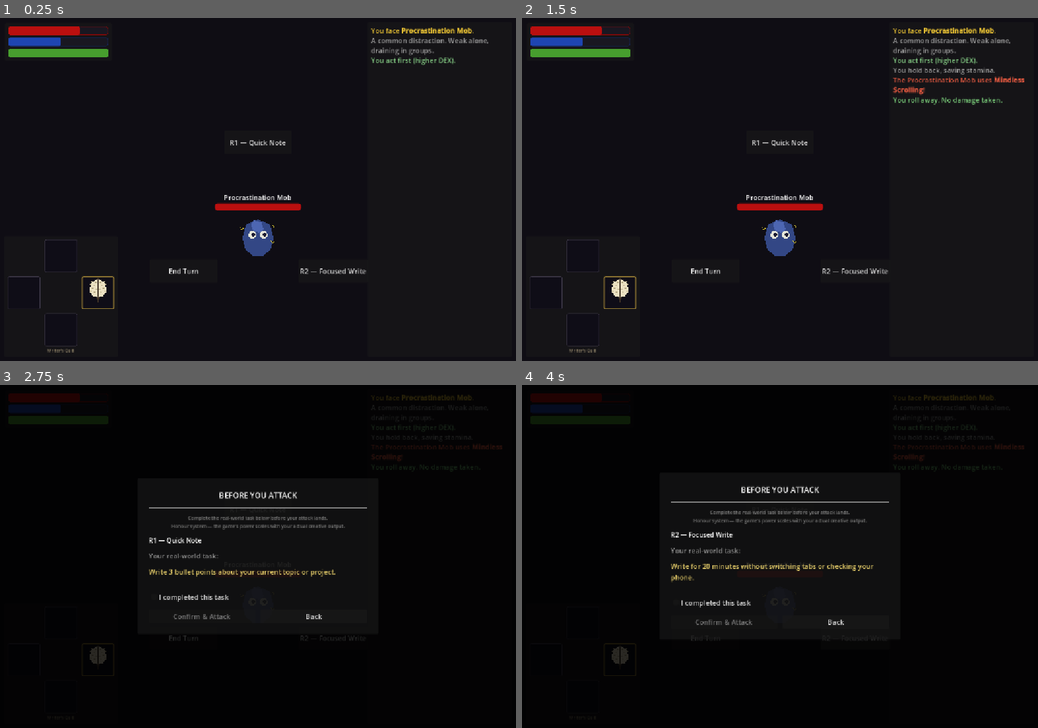
Above: before the commit, frames 1-4 (two rows, left to right).
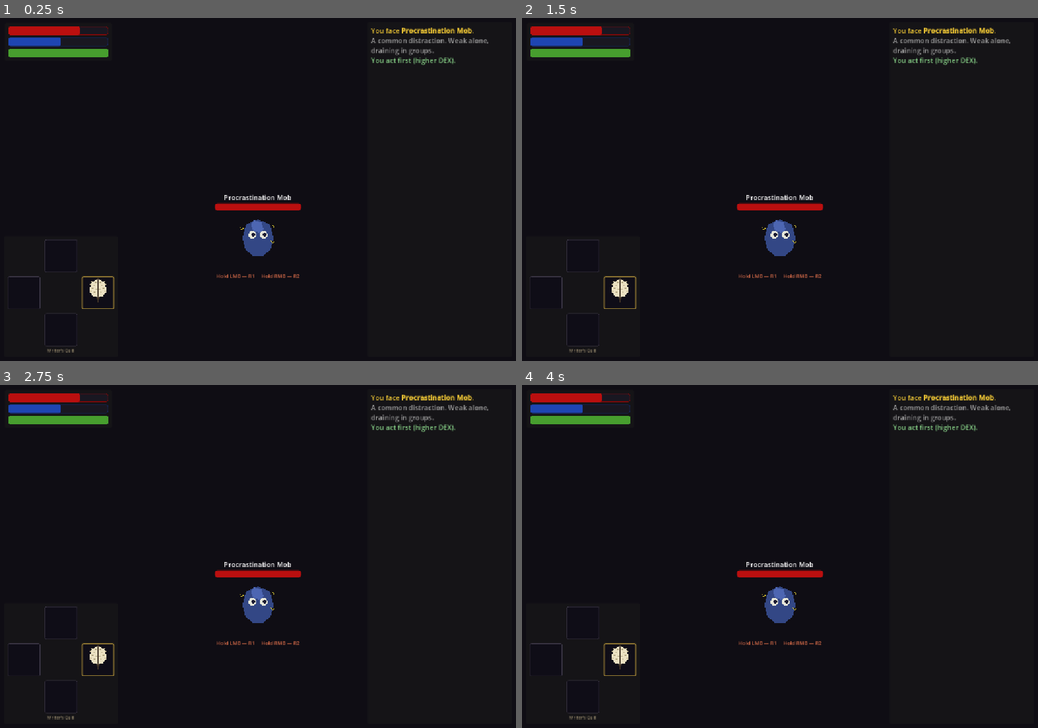
Above: after the commit, the same moments.

Repository: WRCIECH/online-ring
Game: Godot game, scene res://scenes/combat/combat.tscn
The game is run twice, just before and just after one commit, with the same random seed, the same clock (stepped at 60 frames per second) and the same inputs. This scene is started directly instead of the project's main scene.
Inputs (mouse positions are in pixels of both pictures, inside the frame that each line leads up to):
- Up to frame 1 (0.25 s): no input
- Up to frame 2 (1.5 s): click (707, 271) at 0.5 s, where only the run before the commit has a clickable "End Turn"; click (780, 141) at 1.25 s, where only the run before the commit has a clickable "Roll"
- Up to frame 3 (2.75 s): click (258, 508) at 2 s, where only the run before the commit has a clickable "R1 — Quick Note"
- Up to frame 4 (4 s): click (836, 614) at 2.75 s, where only the run before the commit has a clickable "Back"; click (857, 638) at 3.5 s, where only the run before the commit has a clickable "R2 — Focused Write"

The runs differ from the first frame. In frame 1, 0.4% of the frame differs, in the area x 32-71%, y 35-76%; in frame 2, 1.0%; in frame 3, 5.4%; in frame 4, 5.5%, in the area x 1-95%, y 2-98%.

Commit message:
Replace attack ring buttons with hover+hold interaction on enemy
- EnemyDisplay: add set_interactive(), _gui_input(), _process() for
  LMB/RMB hold detection; hover shows pulsing gold border + animated
  lightning sparks; hold shows circular arc progress ring with R1/R2
  label; signals r1_triggered / r2_triggered fire after 2s hold
- CombatScene: _show_player_options() now enables enemy interactive and
  shows a text hint instead of building ring buttons; _enter_phase()
  disables interactive at every transition; _on_task_back() re-enables
  it; new _on_r1_triggered / _on_r2_triggered / _try_use_move handlers
  resolve moveset[0]/[1] and guard stamina/FP before opening task popup

Co-Authored-By: Claude Sonnet 4.6 <noreply@anthropic.com>

Diff:
--- a/scripts/combat/combat_scene.gd
+++ b/scripts/combat/combat_scene.gd
@@ -128,6 +128,7 @@
 
 func _enter_phase(new_phase: Phase) -> void:
 	_phase = new_phase
+	_enemy_visual.set_interactive(false)
 	match new_phase:
 		Phase.PLAYER_ATTACK:
 			if _new_round:
@@ -172,24 +173,9 @@
 # ── Player attack phase ───────────────────────────────────────────────────────
 
 func _show_player_options() -> void:
-	_phase_lbl.text = "YOUR TURN"
-	_enemy_move_lbl.text = ""
-
-	var weapon_id: String = GameManager.equipped_weapon
-	var weapon: Dictionary = WeaponDB.WEAPONS.get(weapon_id, WeaponDB.WEAPONS["writers_quill"])
-
-	var items: Array = []
-	for move in WeaponDB.get_moveset(weapon):
-		var sta    : int = move.get("stamina_cost", 0)
-		var fp     : int = move.get("fp_cost", 0)
-		var can_use := _player_stamina >= sta and _player_fp >= fp
-		items.append({
-			"label":    move.name,
-			"callback": _on_attack_btn.bind(move, weapon),
-			"disabled": not can_use,
-		})
-	items.append({"label": "End Turn", "callback": _on_end_turn, "disabled": false})
-	_populate_ring(items)
+	_clear_options()
+	_enemy_move_lbl.text = "Hold LMB — R1     Hold RMB — R2"
+	_enemy_visual.set_interactive(true)
 
 func _on_attack_btn(move: Dictionary, weapon: Dictionary) -> void:
 	_pending_move   = move
@@ -206,6 +192,32 @@
 func _on_end_turn() -> void:
 	_log_add("You hold back, saving stamina.", Color(0.6, 0.6, 0.6))
 	_enter_phase(Phase.ENEMY_ATTACK)
+
+func _on_r1_triggered() -> void:
+	var weapon: Dictionary = WeaponDB.WEAPONS.get(GameManager.equipped_weapon, WeaponDB.WEAPONS["writers_quill"])
+	var moveset := WeaponDB.get_moveset(weapon)
+	if moveset.is_empty():
+		_enemy_visual.set_interactive(true)
+		return
+	_try_use_move(moveset[0], weapon)
+
+func _on_r2_triggered() -> void:
+	var weapon: Dictionary = WeaponDB.WEAPONS.get(GameManager.equipped_weapon, WeaponDB.WEAPONS["writers_quill"])
+	var moveset := WeaponDB.get_moveset(weapon)
+	if moveset.size() < 2:
+		_log_add("No R2 move for this weapon.", Color(0.6, 0.6, 0.6))
+		_enemy_visual.set_interactive(true)
+		return
+	_try_use_move(moveset[1], weapon)
+
+func _try_use_move(move: Dictionary, weapon: Dictionary) -> void:
+	var sta: int = move.get("stamina_cost", 0)
+	var fp:  int = move.get("fp_cost", 0)
+	if _player_stamina < sta or _player_fp < fp:
+		_log_add("Not enough stamina/FP for %s." % move.name, Color(0.9, 0.5, 0.1))
+		_enemy_visual.set_interactive(true)
+		return
+	_on_attack_btn(move, weapon)
 
 func _on_task_check_toggled(checked: bool) -> void:
 	_task_confirm_btn.disabled = not checked
@@ -225,7 +237,8 @@
 
 func _on_task_back() -> void:
 	_task_layer.hide()
-	_phase = Phase.PLAYER_ATTACK   # resume timer
+	_phase = Phase.PLAYER_ATTACK
+	_enemy_visual.set_interactive(true)
 
 func _execute_attack() -> void:
 	var move   := _pending_move
@@ -633,6 +646,8 @@
 	_enemy_visual = EnemyDisplay.new()
 	_enemy_visual.custom_minimum_size = Vector2(100, 120)
 	_enemy_visual.position = Vector2(RING_CENTER.x - 50, RING_CENTER.y - 37)
+	_enemy_visual.r1_triggered.connect(_on_r1_triggered)
+	_enemy_visual.r2_triggered.connect(_on_r2_triggered)
 	_ring_container.add_child(_enemy_visual)
 
 	# ── Status buildup bars ───────────────────────────────────────────────────
--- a/scripts/combat/enemy_display.gd
+++ b/scripts/combat/enemy_display.gd
@@ -4,9 +4,20 @@
 # Sprite fallback: drop {enemy_id}.png into res://assets/sprites/enemies/
 # and it will be used automatically (Kenney RPG Asset Pack works well).
 
+signal r1_triggered
+signal r2_triggered
+
+const HOLD_DURATION := 2.0
+
 var enemy_id: String = ""
-
 var _sprite: TextureRect
+
+# ── Interaction state ─────────────────────────────────────────────────────────
+var _hovered:   bool  = false
+var _lmb_hold:  bool  = false
+var _rmb_hold:  bool  = false
+var _hold_time: float = 0.0
+var _anim_time: float = 0.0
 
 func _ready() -> void:
 	_sprite = TextureRect.new()
@@ -14,7 +25,20 @@
 	_sprite.expand_mode  = TextureRect.EXPAND_FIT_HEIGHT_PROPORTIONAL
 	_sprite.stretch_mode = TextureRect.STRETCH_KEEP_ASPECT_CENTERED
 	_sprite.visible = false
+	_sprite.mouse_filter = Control.MOUSE_FILTER_IGNORE  # don't swallow events
 	add_child(_sprite)
+	mouse_filter = Control.MOUSE_FILTER_IGNORE   # disabled until set_interactive(true)
+	mouse_entered.connect(func(): _hovered = true; queue_redraw())
+	mouse_exited.connect(_on_mouse_exit)
+
+func set_interactive(on: bool) -> void:
+	mouse_filter = Control.MOUSE_FILTER_STOP if on else Control.MOUSE_FILTER_IGNORE
+	if not on:
+		_hovered   = false
+		_lmb_hold  = false
+		_rmb_hold  = false
+		_hold_time = 0.0
+	queue_redraw()
 
 func set_enemy(id: String) -> void:
 	enemy_id = id
@@ -26,19 +50,133 @@
 		_sprite.visible = false
 	queue_redraw()
 
-# ── Procedural drawing ────────────────────────────────────────────────────────
+# ── Input ─────────────────────────────────────────────────────────────────────
+
+func _on_mouse_exit() -> void:
+	_hovered   = false
+	_lmb_hold  = false
+	_rmb_hold  = false
+	_hold_time = 0.0
+	queue_redraw()
+
+func _gui_input(event: InputEvent) -> void:
+	if not (event is InputEventMouseButton):
+		return
+	var mbe: InputEventMouseButton = event
+	if mbe.button_index == MOUSE_BUTTON_LEFT:
+		if mbe.pressed and not _rmb_hold:
+			_lmb_hold  = true
+			_hold_time = 0.0
+		elif not mbe.pressed and _lmb_hold:
+			_lmb_hold  = false
+			_hold_time = 0.0
+			queue_redraw()
+	elif mbe.button_index == MOUSE_BUTTON_RIGHT:
+		if mbe.pressed and not _lmb_hold:
+			_rmb_hold  = true
+			_hold_time = 0.0
+		elif not mbe.pressed and _rmb_hold:
+			_rmb_hold  = false
+			_hold_time = 0.0
+			queue_redraw()
+
+func _process(delta: float) -> void:
+	if _hovered:
+		_anim_time += delta
+		queue_redraw()
+	if _lmb_hold or _rmb_hold:
+		_hold_time += delta
+		queue_redraw()
+		if _hold_time >= HOLD_DURATION:
+			var was_lmb := _lmb_hold
+			set_interactive(false)
+			if was_lmb:
+				r1_triggered.emit()
+			else:
+				r2_triggered.emit()
+
+# ── Drawing ───────────────────────────────────────────────────────────────────
 
 func _draw() -> void:
-	if _sprite and _sprite.visible:
+	# Enemy art (procedural when no sprite)
+	if not (_sprite and _sprite.visible):
+		var cx := size.x * 0.5
+		var H  := size.y
+		match enemy_id:
+			"procrastination_mob":  _proc_mob(cx, H)
+			"hater":                _hater(cx, H)
+			"blank_page_omen":      _blank_page(cx, H)
+			"perfectionism_knight": _knight(cx, H)
+			_:                      _generic(cx, H)
+
+	# Interactive overlays drawn on top of art
+	if mouse_filter == Control.MOUSE_FILTER_IGNORE:
 		return
-	var cx := size.x * 0.5
-	var H  := size.y
-	match enemy_id:
-		"procrastination_mob":  _proc_mob(cx, H)
-		"hater":                _hater(cx, H)
-		"blank_page_omen":      _blank_page(cx, H)
-		"perfectionism_knight": _knight(cx, H)
-		_:                      _generic(cx, H)
+	if _hovered:
+		_draw_hover()
+	if _lmb_hold or _rmb_hold:
+		_draw_hold_ring()
+
+# ── Hover overlay ─────────────────────────────────────────────────────────────
+
+func _draw_hover() -> void:
+	var w     := size.x
+	var H     := size.y
+	var pulse := (sin(_anim_time * 5.0) + 1.0) * 0.5
+
+	# Pulsing golden border
+	draw_rect(Rect2(1, 1, w - 2, H - 2),
+		Color(1.0, 0.88, 0.28, 0.18 + pulse * 0.18), false, 2.5)
+	draw_rect(Rect2(4, 4, w - 8, H - 8),
+		Color(1.0, 0.88, 0.28, 0.05 + pulse * 0.06), false, 1.0)
+
+	# Animated lightning sparks positioned around the border
+	var spark_col := Color(1.0, 0.96, 0.45, 0.55 + pulse * 0.45)
+	var cx := w * 0.5
+	var sparks: Array = [
+		[Vector2(cx - 38, H * 0.16), 0.0],
+		[Vector2(cx + 40, H * 0.22), 1.1],
+		[Vector2(cx - 42, H * 0.50), 2.0],
+		[Vector2(cx + 38, H * 0.55), 0.7],
+		[Vector2(cx - 30, H * 0.82), 1.6],
+		[Vector2(cx + 32, H * 0.78), 0.4],
+	]
+	for entry in sparks:
+		var sp:  Vector2 = entry[0]
+		var off: float   = entry[1]
+		var t:   float   = fmod(_anim_time * 3.5 + off, TAU)
+		if t > PI:
+			continue    # blink off for half the cycle
+		var flicker := sin(t) * 0.7 + 0.3
+		var sc := Color(spark_col.r, spark_col.g, spark_col.b, spark_col.a * flicker)
+		var sz  := 5.0 + 3.5 * sin(t * 2.0)
+		draw_line(sp, sp + Vector2( sz, -sz * 0.9),   sc, 1.5)
+		draw_line(sp, sp + Vector2(-sz * 0.5, -sz),   sc, 1.5)
+		draw_line(sp, sp + Vector2( sz * 0.3, sz * 0.7), sc, 1.0)
+
+# ── Hold-progress ring ────────────────────────────────────────────────────────
+
+func _draw_hold_ring() -> void:
+	var cx       := size.x * 0.5
+	var cy       := size.y * 0.5
+	var radius   := minf(cx, cy) - 6.0
+	var progress := minf(_hold_time / HOLD_DURATION, 1.0)
+	var col      := Color(0.88, 0.12, 0.12) if _lmb_hold else Color(0.28, 0.38, 0.92)
+	var hint     := "R1" if _lmb_hold else "R2"
+
+	# Dark track (full circle)
+	draw_arc(Vector2(cx, cy), radius, 0.0, TAU, 64,
+		Color(0.10, 0.10, 0.14, 0.70), 6.0)
+
+	# Coloured fill — clockwise from 12 o'clock
+	if progress > 0.005:
+		draw_arc(Vector2(cx, cy), radius,
+			-PI * 0.5, -PI * 0.5 + progress * TAU, 64, col, 6.0)
+
+	# Move label centred inside the ring
+	draw_string(ThemeDB.fallback_font,
+		Vector2(cx - 12, cy + 6),
+		hint, HORIZONTAL_ALIGNMENT_LEFT, -1, 14, col)
 
 # ── Procrastination Mob ───────────────────────────────────────────────────────
 # Amorphous blob — big distracted eyes, slumped posture, scattered energy
